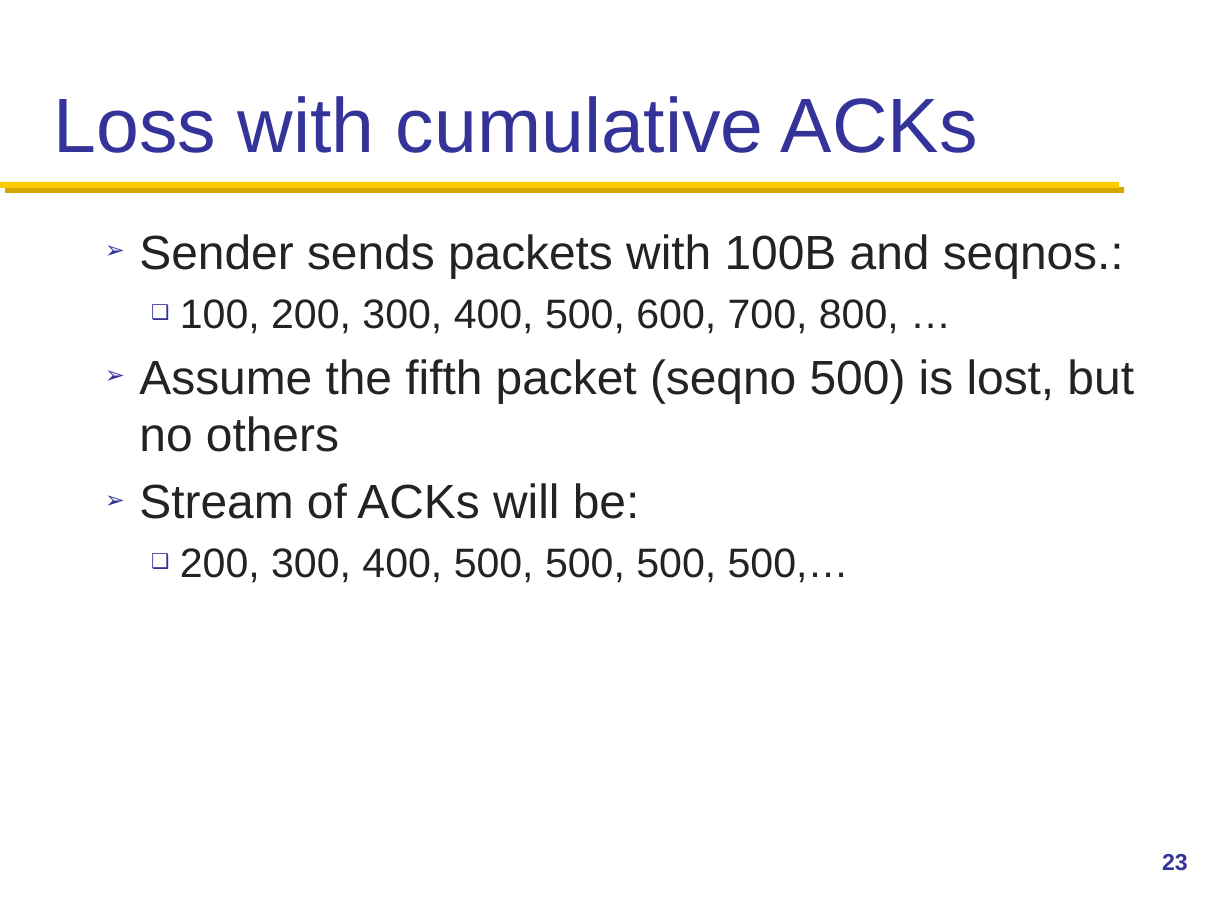
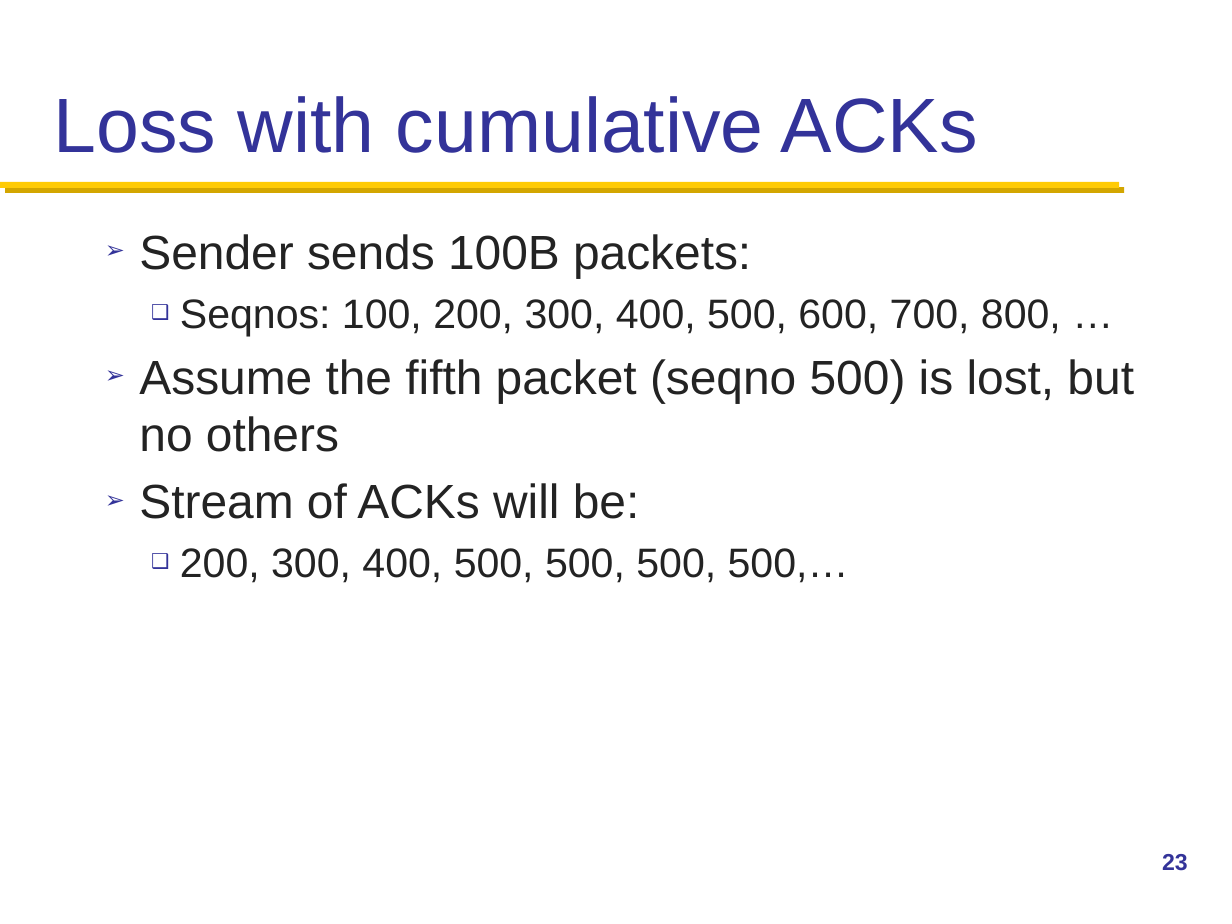
Before and after one commit to henryhxu/CSCI4430-ESTR4120, a slide deck: slide 23 of lec/lec7.pptx. Drawn at 1232x924 pixels with LibreOffice and Linux fonts; fonts in the diff are those of the drawing. Boxes give left, top, right and bottom in pixels: in the first picture for what was removed or moved away, otherwise in the second. Text is boxed around its words. In the diff, an @@ line names an element or a change of style, - is before the commit and + after.

```diff
--- a/lec/lec7.pptx
+++ b/lec/lec7.pptx
@@ text at [139,234,1061,336]: text changed; size 28 to 24 pt @@
-➢ Sender sends packets with 100B and seqnos.:
-  ❑ 100, 200, 300, 400, 500, 600, 700, 800, …
+➢ Sender sends 100B packets:
+  ❑ Seqnos: 100, 200, 300, 400, 500, 600, 700, 800, …
```
Also in this commit, not shown: 10 other slides changed, 2 slides added.
